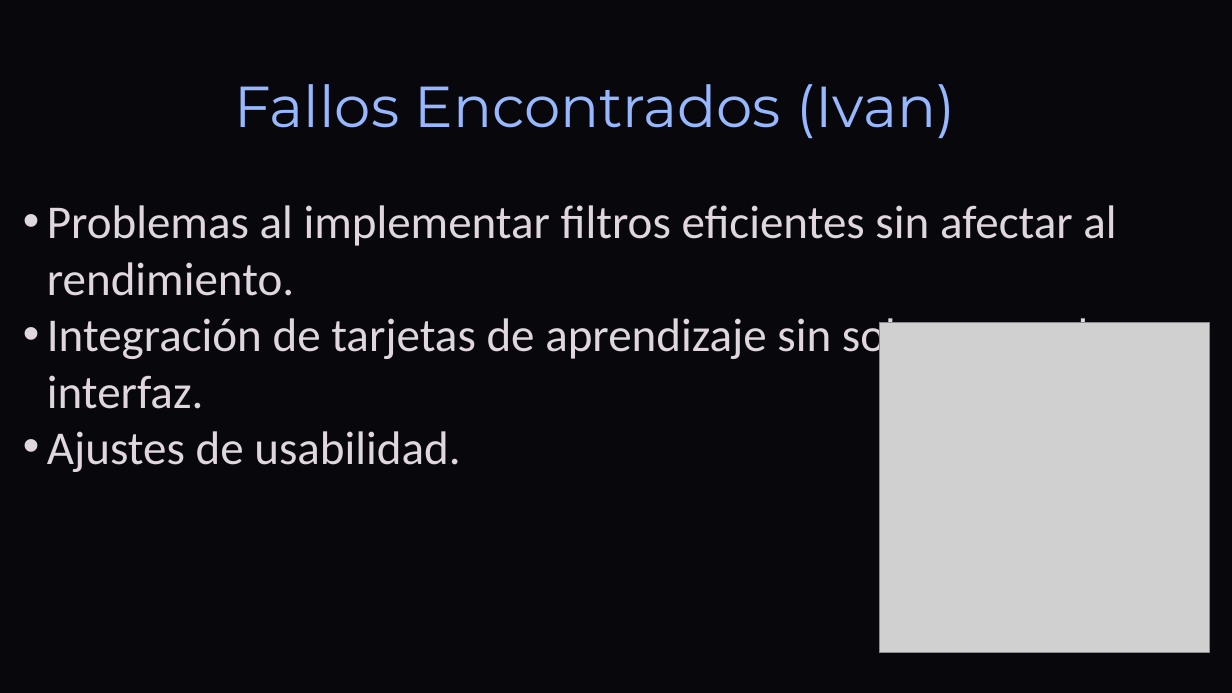
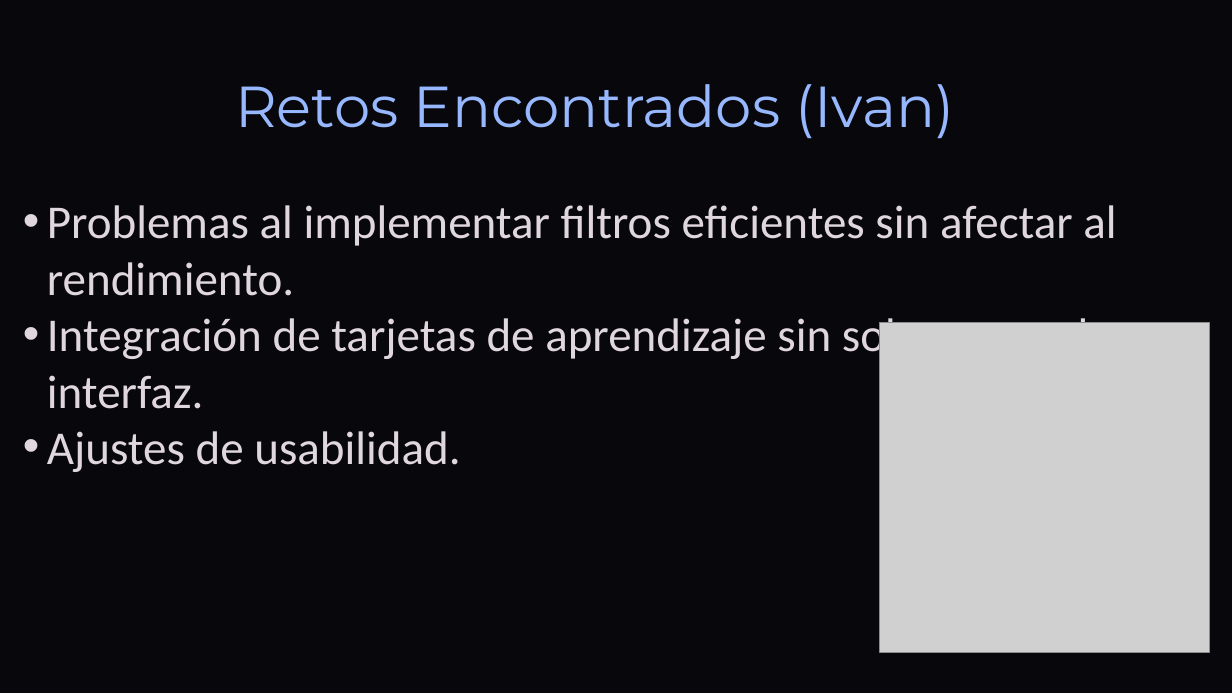
Before and after one commit to DavidCorredorMiguel/proyectogrupo2, a slide deck: slide 14 of Tech-and-Learn-Innovacion-y-Aprendizaje-en-E-commerce (1).pptx (slide 15 before the commit). Drawn at 1232x693 pixels with LibreOffice and Linux fonts; fonts in the diff are those of the drawing; grey boxes stand for pictures; background and template pictures are left out. Boxes give left, top, right and bottom in pixels: in the first picture for what was removed or moved away, otherwise in the second. Text is boxed around its words. In the diff, an @@ line names an element or a change of style, - is before the commit and + after.

```diff
--- a/Tech-and-Learn-Innovacion-y-Aprendizaje-en-E-commerce (1).pptx
+++ b/Tech-and-Learn-Innovacion-y-Aprendizaje-en-E-commerce (1).pptx
@@ text at box(235, 84, 954, 139): text changed @@
-Fallos Encontrados (Ivan)
+Retos Encontrados (Ivan)
```
Also in this commit, not shown: 6 other slides changed, 1 slide removed, 1 other file.
